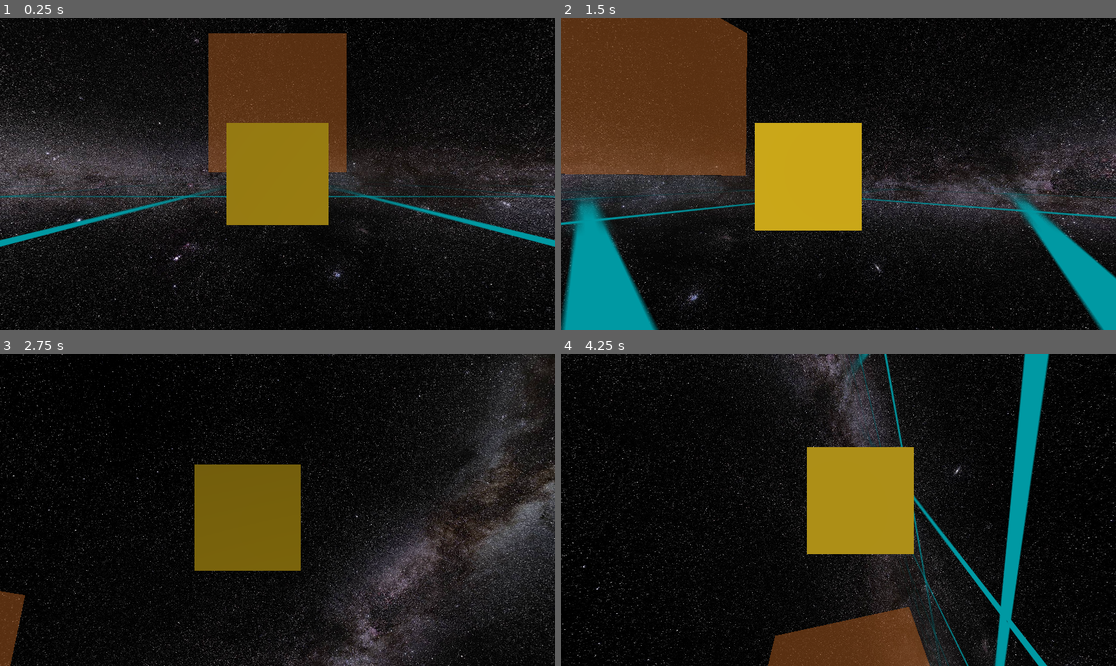
Above: before the commit, frames 1-4 (two rows, left to right).
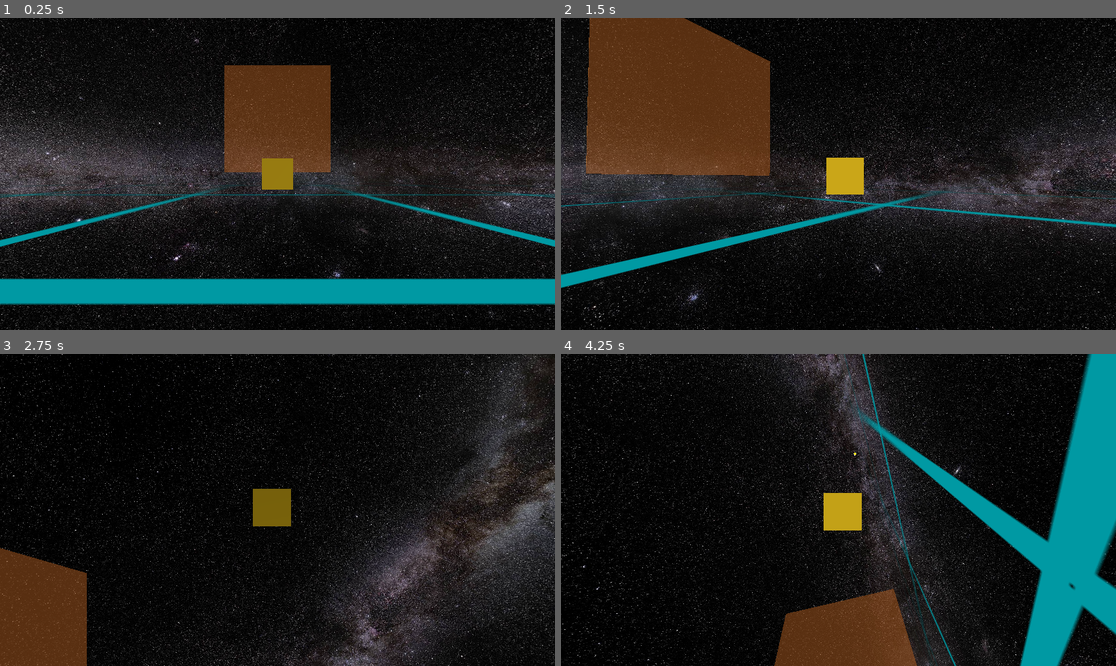
Above: after the commit, the same moments.

Repository: david-andrew/Aberration
Game: Godot game, scene res://world.tscn
Same seed, same stepped clock (60 frames per second), same inputs: the game is played once before the commit and once after it.
Inputs:
- Up to frame 1 (0.25 s): no input
- Up to frame 2 (1.5 s): hold Right (right) 0.53-1.28 s; hold A (a) 0.53-1.28 s; tap D (d) at 0.8, 1.35 s; hold Down (down) from 1.28 s (still down)
- Up to frame 3 (2.75 s): tap E (e) at 1.55 s; release Down (down) at 2.03 s; hold Right (right) from 2.03 s (still down); hold E (e) from 2.03 s (still down); tap Q (q) at 2.3 s
- Up to frame 4 (4.25 s): release Right (right) at 2.78 s; release E (e) at 2.78 s; hold Up (up) 2.78-3.53 s; tap Q (q) at 2.85 s; tap S (s) at 3.05 s; hold Left (left) from 3.53 s (still down); hold S (s) from 3.53 s (still down); tap Space (space) at 3.8 s

The runs differ from the first frame. In frame 1, 19% of the frame differs, in the area x 0-100%, y 4-92%; in frame 2, 19%; in frame 3, 10%; in frame 4, 23%, in the area x 37-100%, y 0-100%.

Commit message:
created bullets the player can shoot. fixed chase cam to better follow the target. added game master singleton for managing stuff

Diff:
--- a/CameraTarget.gd
+++ b/CameraTarget.gd
@@ -1,10 +1,18 @@
 extends Node3D
 class_name CameraTarget
 
+var linear_velocity: Vector3 = Vector3.ZERO
+var prev_position: Vector3
+
 ## Called when the node enters the scene tree for the first time.
-#func _ready():
-	#pass # Replace with function body.
-#
+func _ready():
+	prev_position = global_position
+
+func _physics_process(delta):
+	linear_velocity = global_position - prev_position
+	prev_position = global_position
+
+
 #
 ## Called every frame. 'delta' is the elapsed time since the previous frame.
 #func _process(delta):
--- a/ChaseCamera.gd
+++ b/ChaseCamera.gd
@@ -3,13 +3,19 @@
 @export var target: CameraTarget
 var target_parent: Node3D
 
-@export var spring: float = 15.0
-@export var damping: float = 20
+@export var spring: float = 100
+@export var damping: float = 400
+
+var test_velocity: Vector3 = Vector3.ZERO
+var prev_test_position: Vector3 = Vector3.ZERO
 
 # Called when the node enters the scene tree for the first time.
 func _ready():
 	# get the target_parent
 	target_parent = target.get_parent()
+
+	prev_test_position = global_position
+
 
 
 # Called every frame. 'delta' is the elapsed time since the previous frame.
@@ -18,12 +24,17 @@
 
 
 func _physics_process(delta):
+	test_velocity = global_position - prev_test_position
+	prev_test_position = global_position
 
 	# apply the spring force
-	apply_central_force(spring*spring * (target.get_global_transform().origin - global_transform.origin))
+	var distance = target.get_global_transform().origin - global_transform.origin
+	apply_central_force(spring * distance) #distance.length_squared() * distance.normalized())
 
 	# apply the damping force
-	apply_central_force(-damping * linear_velocity)
+	apply_central_force(-damping * (test_velocity - target.linear_velocity))
+	#print('delta velocity: ', linear_velocity - target.linear_velocity)
+	#print('global velocity vs linear velocity: ', (linear_velocity - test_velocity))
 
 	# align the camera frame with the target_parent's frame
 	transform.basis = target_parent.get_global_transform().basis
--- /dev/null
+++ b/GameMaster.gd
@@ -0,0 +1,29 @@
+extends Node
+class_name GameMasterClass
+
+
+
+const MAX_BULLETS = 225
+var total_bullets = 0 #keep track of the number of bullets in the scene
+var current_scene = null
+
+
+func _ready():
+	if current_scene == null:
+		var root = get_tree().get_root()
+		current_scene = root.get_child(root.get_child_count() - 1)
+
+func set_current_scene(scene):
+	current_scene = scene
+
+
+func _physics_process(delta):
+	if total_bullets > MAX_BULLETS:
+		cull_bullets()
+
+func cull_bullets():
+	for child in current_scene.get_children():
+		if total_bullets <= MAX_BULLETS:
+			break
+		if child.get_filename() == "res://bullet.tscn":
+			child.destroy()
--- a/Hitbox.gd
+++ b/Hitbox.gd
@@ -1,13 +1,18 @@
-extends Area3D
+extends CollisionShape3D
 
 @export var health_component: Health
 
 
-# Called when the node enters the scene tree for the first time.
-func _ready():
-	pass # Replace with function body.
+## Called when the node enters the scene tree for the first time.
+#func _ready():
+	#pass # Replace with function body.
+#
+#
+## Called every frame. 'delta' is the elapsed time since the previous frame.
+#func _process(delta):
+	#pass
 
 
-# Called every frame. 'delta' is the elapsed time since the previous frame.
-func _process(delta):
-	pass
+func damage(pts:int):
+	if health_component:
+		health_component.damage(pts)
--- a/Ship.gd
+++ b/Ship.gd
@@ -1,5 +1,7 @@
 extends RigidBody3D
 
+
+#var GameMaster: GameMasterClass
 
 # DEBUG
 @export var health: Health
@@ -14,9 +16,19 @@
 const rotation_strength = 0.5
 
 
+const SHOOT_FREQUENCY = 20 #shots/second
+var last_shot_time = Time.get_ticks_msec()
+const FULL_AUTOMATIC_MODE = false #false means burst mode
+const BULLETS_PER_SHOT = 3 #burst mode, like halo combat rifle
+# preload resource for bullets
+const BULLET = preload("res://bullet.tscn")
+var total_bullets_shot = 0
+var bullet_count = 0
+
 # Called when the node enters the scene tree for the first time.
 func _ready():
 	pass # Replace with function body.
+	#GameMaster = get_node("/root/GameMaster")
 
 
 # Called every frame. 'delta' is the elapsed time since the previous frame.
@@ -24,11 +36,28 @@
 	pass
 
 
+func shoot():
+	if Time.get_ticks_msec() - last_shot_time > (1000 / SHOOT_FREQUENCY) and bullet_count < BULLETS_PER_SHOT:
+		var bullet = BULLET.instantiate()
+		GameMaster.current_scene.add_child(bullet)
+		bullet.global_basis = global_basis
+		bullet.position = global_position
+		print('spawning bullet at ', global_position)
+		bullet.global_position -= 2*global_transform.basis.z
+		bullet.linear_velocity = linear_velocity -100 * global_transform.basis.z
+		last_shot_time = Time.get_ticks_msec()
+		total_bullets_shot += 1
+		#if !FULL_AUTOMATIC_MODE:
+			#bullet_count += 1
+
 func _physics_process(delta):
 
-	if Input.is_action_just_pressed('space'):
+	if Input.is_action_pressed('space'):
+		shoot()
+	if Input.is_action_just_released('space'):
+		bullet_count = 0
 
-		health.damage(1)
+		#health.damage(1)
 	# debug display throttle and x,y,z velocity (relative to self)
 	#print("throttle: ", throttle, ", velocity: ", linear_velocity)
 
--- /dev/null
+++ b/bullet.gd
@@ -0,0 +1,2 @@
+extends RigidBody3D
+class_name Bullet
--- /dev/null
+++ b/bullet.tscn
@@ -0,0 +1,37 @@
+[gd_scene load_steps=7 format=3 uid="uid://bvbgyeistbn8e"]
+
+[ext_resource type="Script" path="res://bullet.gd" id="1_ehf6a"]
+
+[sub_resource type="SphereShape3D" id="SphereShape3D_v8rr2"]
+radius = 0.25
+
+[sub_resource type="StandardMaterial3D" id="StandardMaterial3D_vw2dk"]
+cull_mode = 1
+shading_mode = 0
+
+[sub_resource type="SphereMesh" id="SphereMesh_3anm5"]
+material = SubResource("StandardMaterial3D_vw2dk")
+radius = 0.25
+height = 0.5
+
+[sub_resource type="StandardMaterial3D" id="StandardMaterial3D_yd5kp"]
+shading_mode = 0
+albedo_color = Color(0.988235, 0.882353, 0, 1)
+
+[sub_resource type="SphereMesh" id="SphereMesh_n0m4u"]
+material = SubResource("StandardMaterial3D_yd5kp")
+radius = 0.2
+height = 0.4
+
+[node name="Bullet" type="RigidBody3D"]
+transform = Transform3D(1, 0, 0, 0, 1, 0, 0, 0, 1, -3.54135, 0, 0)
+script = ExtResource("1_ehf6a")
+
+[node name="CollisionShape3D" type="CollisionShape3D" parent="."]
+shape = SubResource("SphereShape3D_v8rr2")
+
+[node name="MeshInstance3D" type="MeshInstance3D" parent="."]
+mesh = SubResource("SphereMesh_3anm5")
+
+[node name="MeshInstance3D2" type="MeshInstance3D" parent="."]
+mesh = SubResource("SphereMesh_n0m4u")
--- a/project.godot
+++ b/project.godot
@@ -14,6 +14,10 @@
 run/main_scene="res://world.tscn"
 config/features=PackedStringArray("4.2", "GL Compatibility")
 config/icon="res://icon.svg"
+
+[autoload]
+
+GameMaster="*res://GameMaster.gd"
 
 [input]
 
@@ -90,6 +94,12 @@
 ]
 }
 
+[layer_names]
+
+3d_physics/layer_1="characters"
+3d_physics/layer_2="weapons"
+3d_physics/layer_3="shields"
+
 [physics]
 
 3d/default_gravity=0.0
--- /dev/null
+++ b/ship.tscn
@@ -0,0 +1,34 @@
+[gd_scene load_steps=8 format=3 uid="uid://4pfxyw3vk44l"]
+
+[ext_resource type="Script" path="res://Ship.gd" id="1_7tb4e"]
+[ext_resource type="Script" path="res://Hitbox.gd" id="2_0fb8k"]
+[ext_resource type="Script" path="res://Health.gd" id="3_hdyy6"]
+[ext_resource type="Script" path="res://CameraTarget.gd" id="4_gn4hg"]
+
+[sub_resource type="BoxShape3D" id="BoxShape3D_278ud"]
+
+[sub_resource type="StandardMaterial3D" id="StandardMaterial3D_t4b5v"]
+albedo_color = Color(0.858824, 0.705882, 0, 1)
+
+[sub_resource type="BoxMesh" id="BoxMesh_l6wpm"]
+material = SubResource("StandardMaterial3D_t4b5v")
+
+[node name="Ship" type="RigidBody3D" node_paths=PackedStringArray("health")]
+angular_damp = 1.0
+script = ExtResource("1_7tb4e")
+health = NodePath("")
+
+[node name="CollisionShape3D" type="CollisionShape3D" parent="."]
+shape = SubResource("BoxShape3D_278ud")
+script = ExtResource("2_0fb8k")
+
+[node name="MeshInstance3D" type="MeshInstance3D" parent="."]
+mesh = SubResource("BoxMesh_l6wpm")
+
+[node name="Health" type="Node" parent="." node_paths=PackedStringArray("MESH")]
+script = ExtResource("3_hdyy6")
+MESH = NodePath("")
+
+[node name="CameraTarget" type="Node3D" parent="."]
+transform = Transform3D(1, 0, 0, 0, 1, 0, 0, 0, 1, 0, 0, 2.43924)
+script = ExtResource("4_gn4hg")
--- a/world.tscn
+++ b/world.tscn
@@ -60,6 +60,7 @@
 
 [node name="CollisionShape3D" type="CollisionShape3D" parent="Ship"]
 shape = SubResource("BoxShape3D_278ud")
+script = ExtResource("3_skumh")
 
 [node name="MeshInstance3D" type="MeshInstance3D" parent="Ship"]
 mesh = SubResource("BoxMesh_l6wpm")
@@ -68,11 +69,8 @@
 script = ExtResource("2_hybe2")
 MESH = NodePath("../MeshInstance3D")
 
-[node name="Hitbox" type="Area3D" parent="Ship"]
-script = ExtResource("3_skumh")
-
 [node name="CameraTarget" type="Node3D" parent="Ship"]
-transform = Transform3D(1, 0, 0, 0, 1, 0, 0, 0, 1, 0, 0, 2.43924)
+transform = Transform3D(1, 0, 0, 0, 1, 0, 0, 0, 1, 0, 0, 5.79877)
 script = ExtResource("4_mhwvw")
 
 [node name="DirectionalLight3D" type="DirectionalLight3D" parent="."]
@@ -83,12 +81,17 @@
 
 [node name="TestObstacle" type="RigidBody3D" parent="."]
 transform = Transform3D(1, 0, 0, 0, 1, 0, 0, 0, 1, 0, 5.1467, -12.6368)
+mass = 100.0
 
 [node name="CollisionShape3D" type="CollisionShape3D" parent="TestObstacle"]
 shape = SubResource("BoxShape3D_aqo8g")
 
 [node name="MeshInstance3D" type="MeshInstance3D" parent="TestObstacle"]
 mesh = SubResource("BoxMesh_smrug")
+
+[node name="Health" type="Node" parent="TestObstacle" node_paths=PackedStringArray("MESH")]
+script = ExtResource("2_hybe2")
+MESH = NodePath("../MeshInstance3D")
 
 [node name="Ground" type="StaticBody3D" parent="."]
 transform = Transform3D(1, 0, 0, 0, 1, 0, 0, 0, 1, 0, -50.5, 0)
